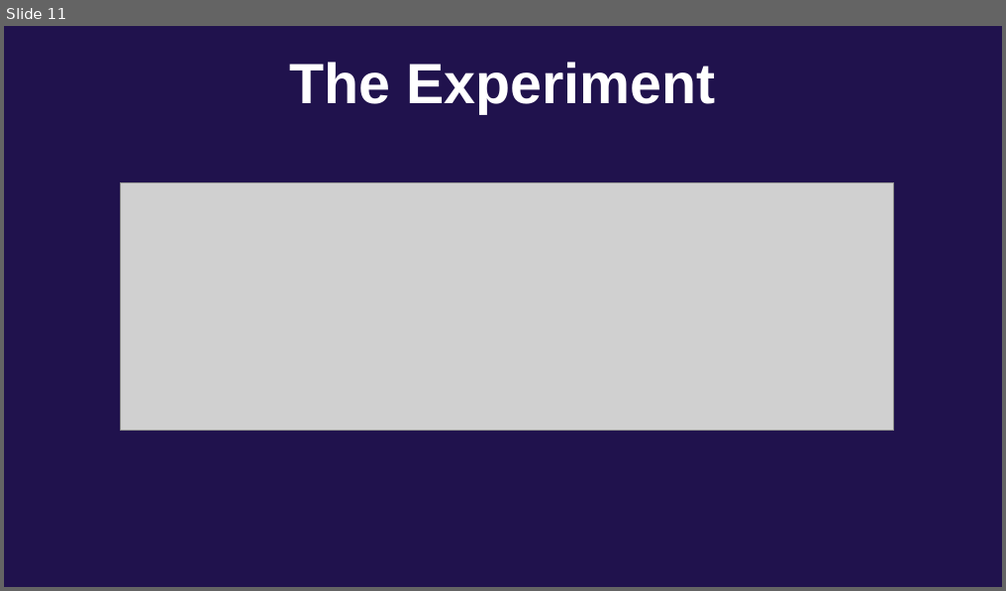
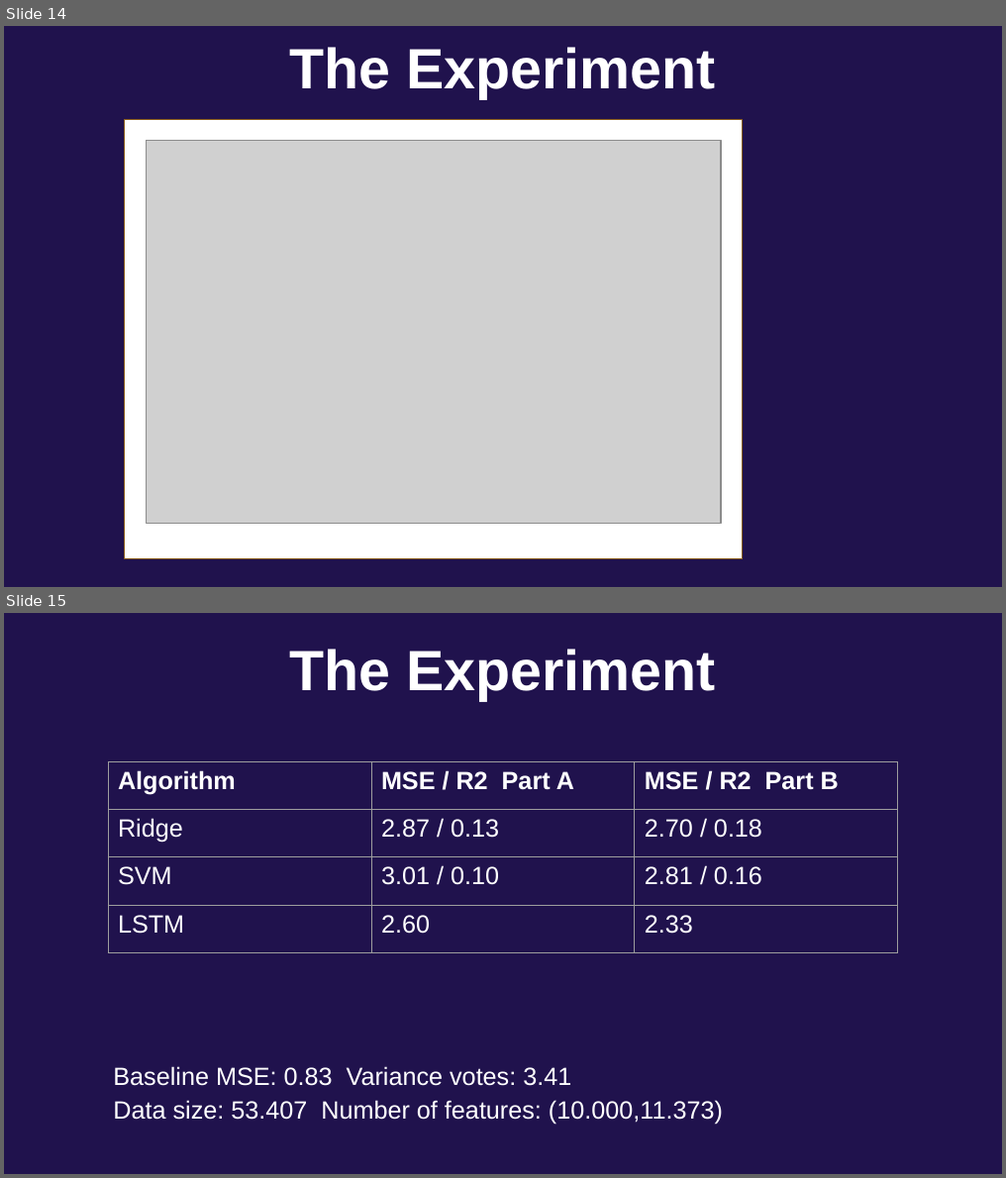
Before and after one commit to masdeval/seeclickfix, a slide deck: article/Predicting the urgency of urban issues.pptx. Shown one above the other, each under a label of ours: slide 11 before the commit, slides 14 and 15 after it. The pictures are 1006x591 and 1006x1178 pixels, drawn with LibreOffice and Linux fonts; fonts in the diff are those of the drawing; grey boxes stand for pictures; background and template pictures are left out. Boxes give left, top, right and bottom in pixels: in the first picture for what was removed or moved away, otherwise in the second. Text is boxed around its words. In the diff, an @@ line names an element or a change of style, - is before the commit and + after.

```diff
--- a/article/Predicting the urgency of urban issues.pptx
+++ b/article/Predicting the urgency of urban issues.pptx
@@ slide 15 added at (4, 613, 1002, 1174), background picture (left out) @@
@@ text added at (289, 649, 715, 701), 41 pt, text #FFFFFF, bold @@
+The Experiment
@@ table added at (108, 761, 898, 938), 4 rows, 3 columns @@
+Algorithm | MSE / R2 Part A | MSE / R2 Part B
+Ridge | 2.87 / 0.13 | 2.70 / 0.18
+SVM | 3.01 / 0.10 | 2.81 / 0.16
+LSTM | 2.60 | 2.33
@@ text added at (113, 1066, 723, 1125), 18 pt, text #FFFFFF @@
+Baseline MSE: 0.83 Variance votes: 3.41
+Data size: 53.407 Number of features: (10.000,11.373)
@@ what was slide 11 is now slide 14 @@
@@ slide 14 changed as well @@
@@ text "The Experiment": place and size @@
-text "The Experiment" at (290, 62, 715, 114)
+text "The Experiment" at (289, 47, 715, 99)
@@ rectangle added at (125, 120, 743, 559), fill #FFFFFF, outline #895D1D 0.74 pt @@
@@ picture: place and size @@
-picture at (121, 182, 894, 430)
+picture at (146, 141, 721, 524)
```
Also in this commit, not shown: 6 other slides changed, 9 other slides added, 2 slides removed, 5 other files.
